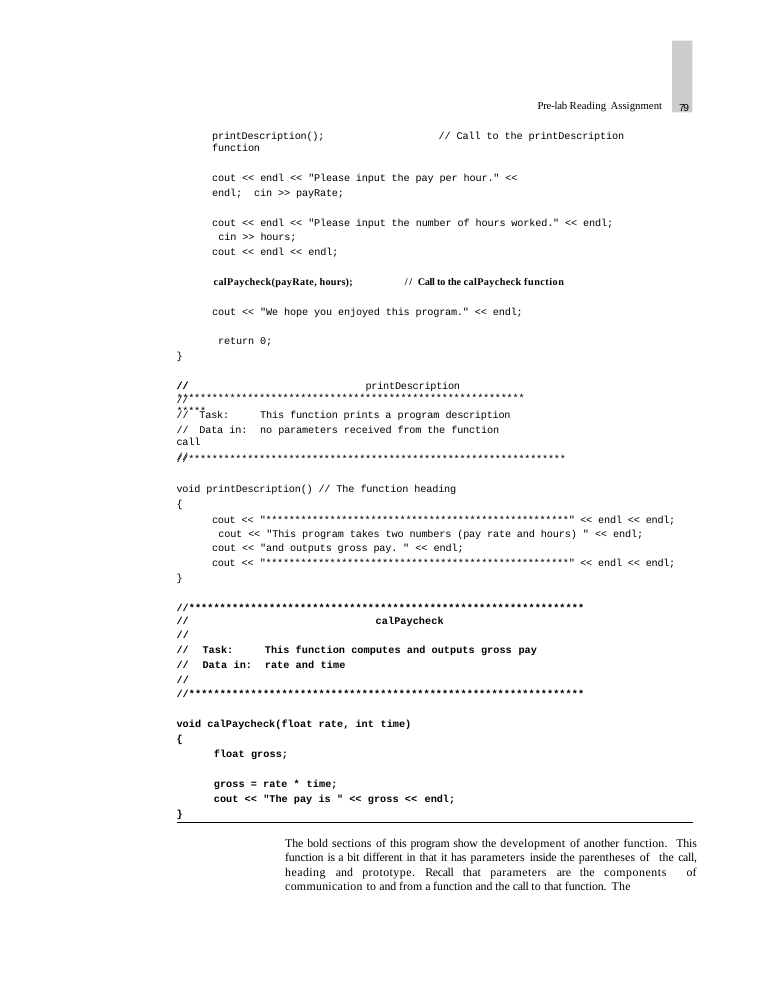
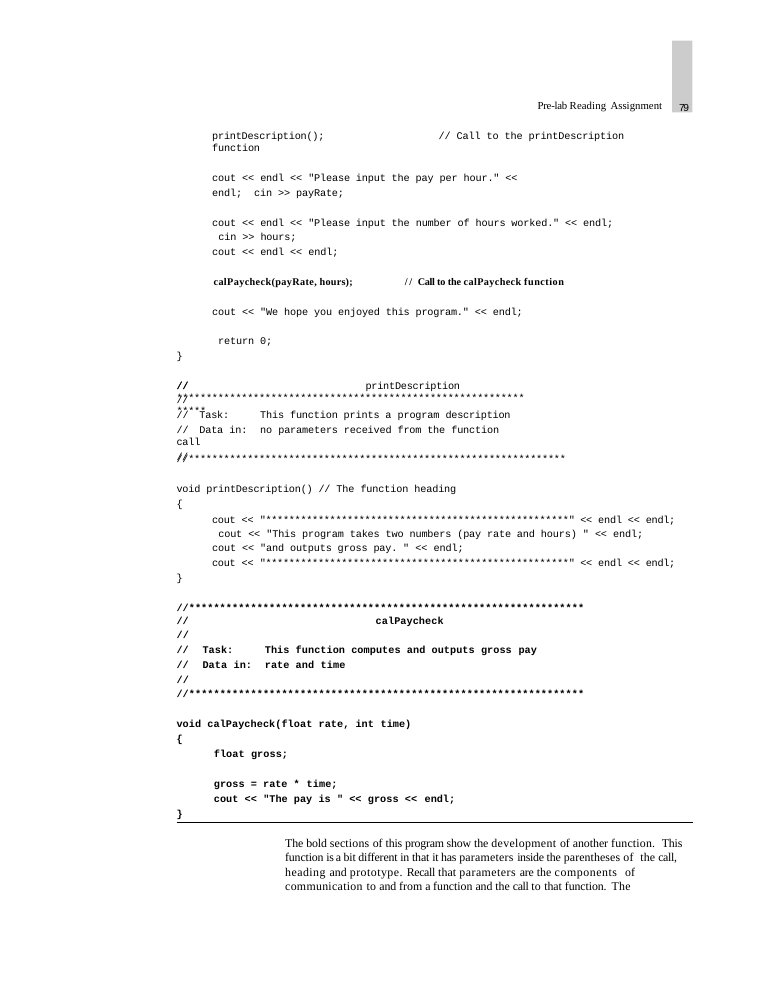
Before and after one commit to gangryunguh/cop3014-lab06-function-a, a slide deck: slide 5 of lab06-a.pptx. Drawn at 774x1008 pixels with LibreOffice and Linux fonts; fonts in the diff are those of the drawing. Boxes give left, top, right and bottom in pixels: in the first picture for what was removed or moved away, otherwise in the second. Text is boxed around its words. In the diff, an @@ line names an element or a change of style, - is before the commit and + after.

```diff
--- a/lab06-a.pptx
+++ b/lab06-a.pptx
@@ text at <box>285,838,683,890</box>: alignment justified to left @@
```
Also in this commit, not shown: 7 other slides changed.
